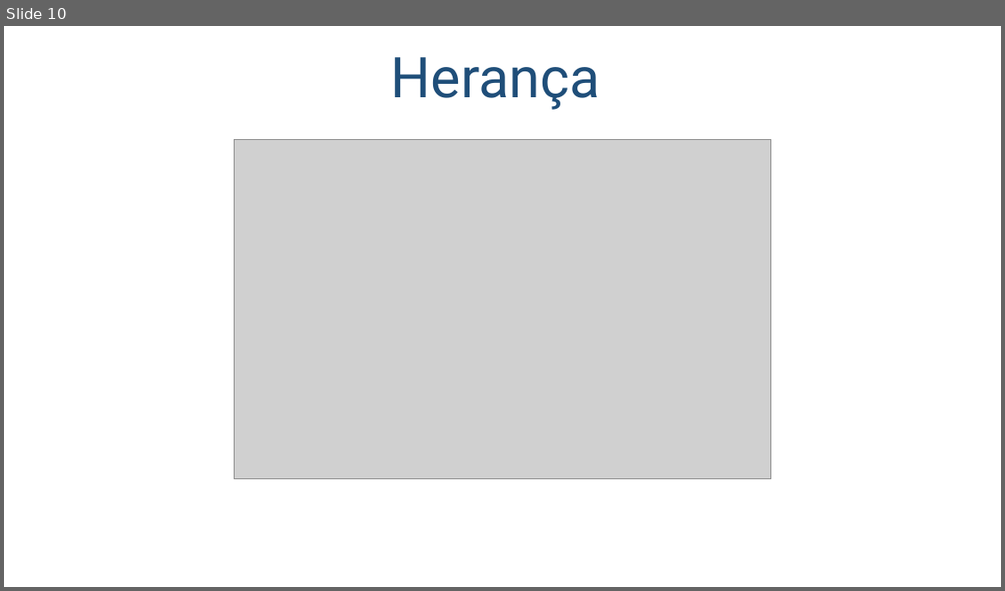
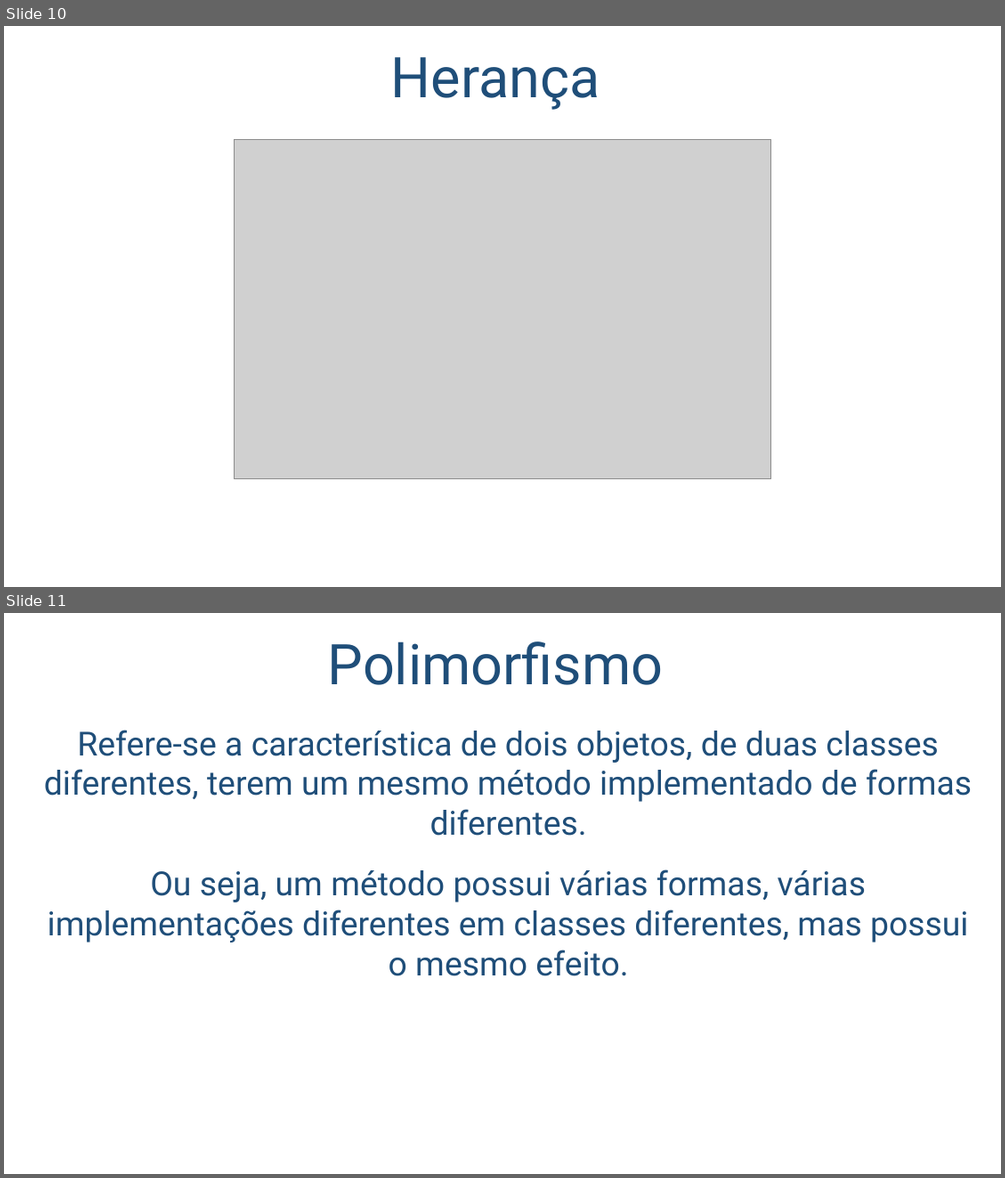
Before and after one commit to salmo-jr/public-slides, a slide deck: React.pptx. Shown one above the other, each under a label of ours: slide 10 before the commit, slides 10 and 11 after it. The pictures are 1005x591 and 1005x1178 pixels, drawn with LibreOffice and Linux fonts; fonts in the diff are those of the drawing; grey boxes stand for pictures; background and template pictures are left out. Boxes give left, top, right and bottom in pixels: in the first picture for what was removed or moved away, otherwise in the second. Text is boxed around its words. In the diff, an @@ line names an element or a change of style, - is before the commit and + after.

```diff
--- a/React.pptx
+++ b/React.pptx
@@ slide 11 added at box(4, 613, 1001, 1174), background picture (left out) @@
@@ title added at box(328, 641, 663, 685), 54 pt, text #1F4E79 @@
+Polimorfismo
@@ text added at box(44, 730, 971, 976), 32 pt, text #1F4E79 @@
+Refere-se a característica de dois objetos, de duas classes diferentes, terem um mesmo método implementado de formas diferentes.
+Ou seja, um método possui várias formas, várias implementações diferentes em classes diferentes, mas possui o mesmo efeito.
```
Also in this commit, not shown: 2 slides changed.
